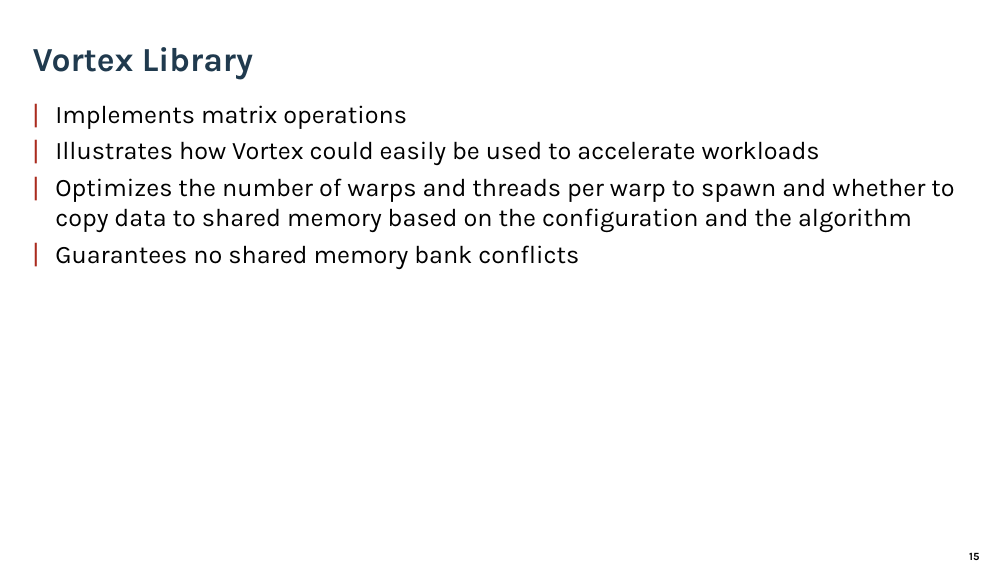
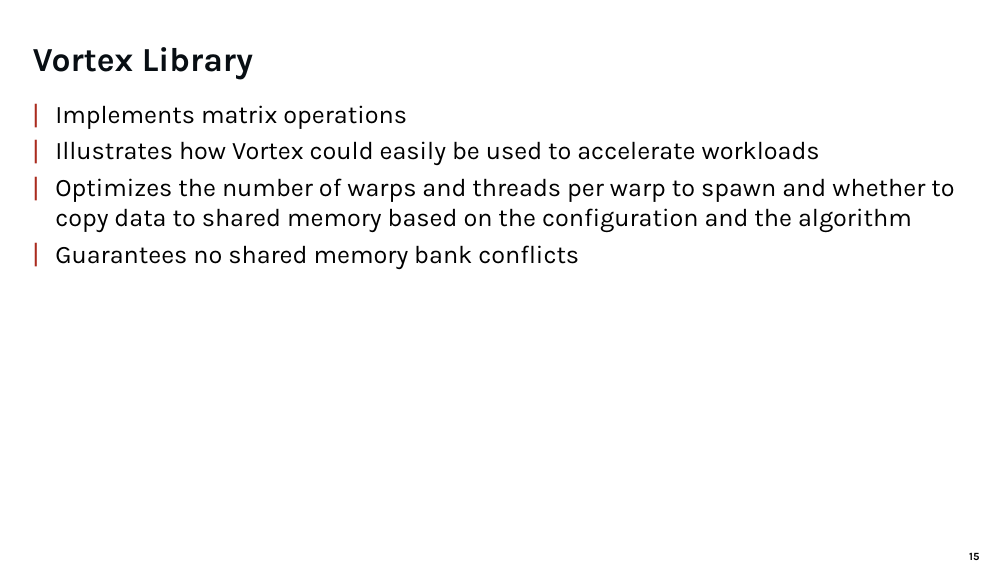
Before and after one commit to vortexgpgpu/vortex, a slide deck: slide 15 of docs/Vortex.pptx. Drawn at 1008x567 pixels with LibreOffice and Linux fonts; fonts in the diff are those of the drawing; background and template pictures are left out. Boxes give left, top, right and bottom in pixels: in the first picture for what was removed or moved away, otherwise in the second. Text is boxed around its words. In the diff, an @@ line names an element or a change of style, - is before the commit and + after.

```diff
--- a/docs/Vortex.pptx
+++ b/docs/Vortex.pptx
@@ text "Vortex Library" at (33,47,253,80): text colour #203A4E to #080E13, letter outline #203A4E 0.71 pt to none @@
```
Also in this commit, not shown: 29 other slides changed, 48 other files.
